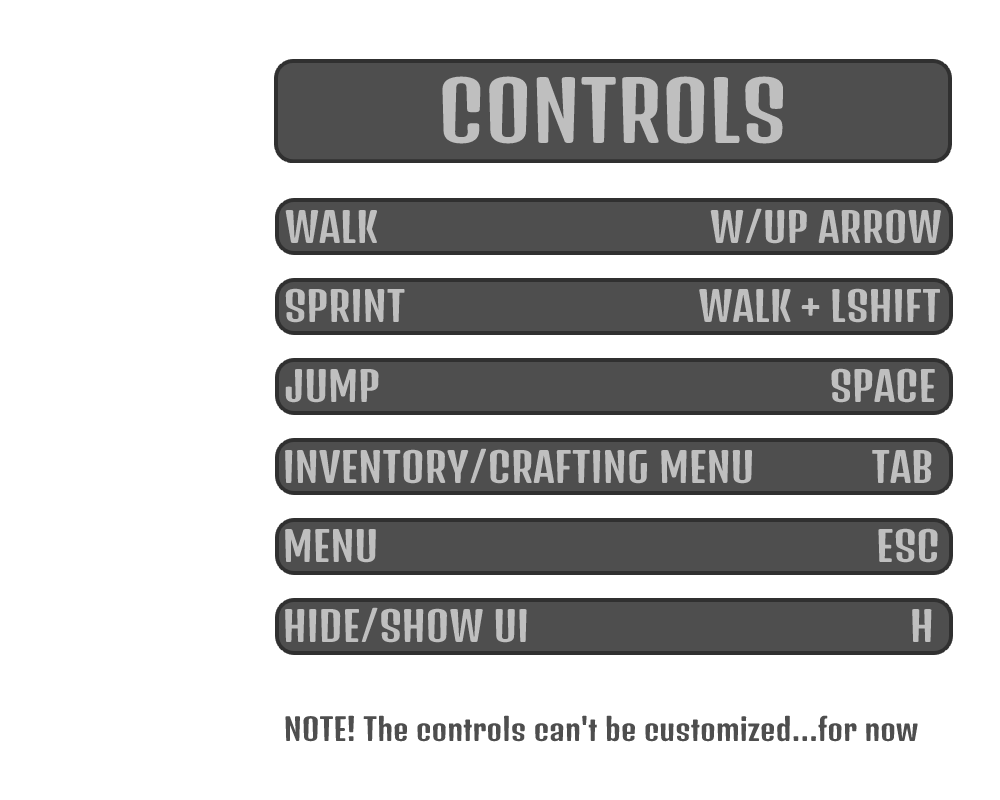
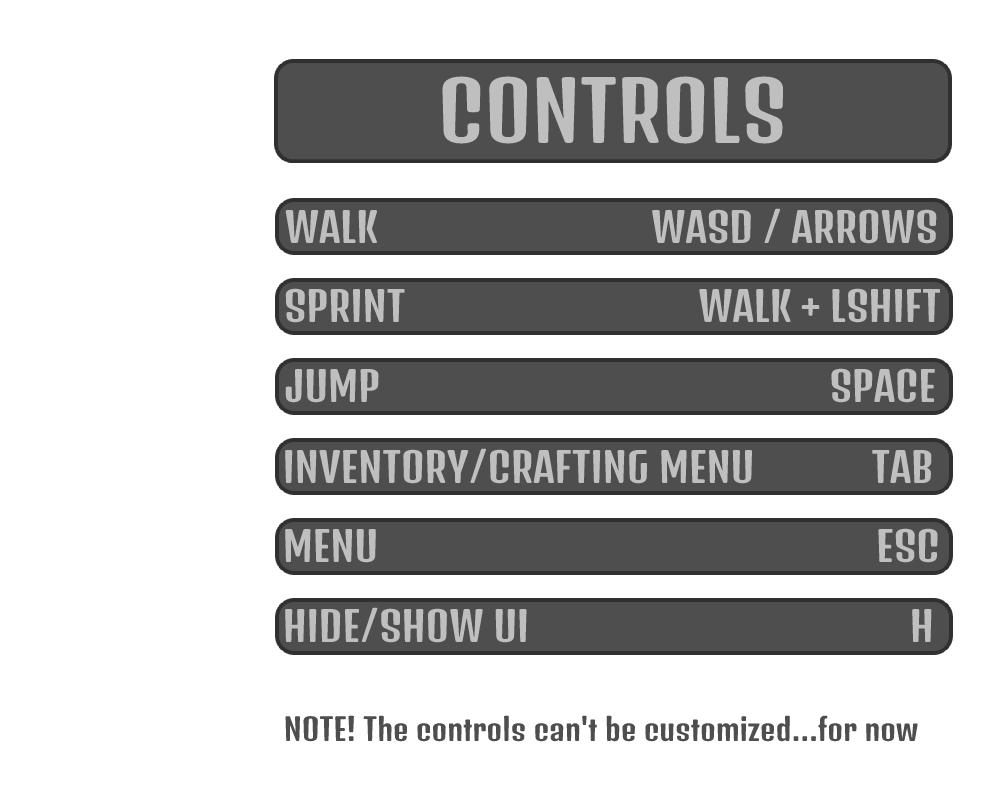
Revision of a layered 1000 x 800 image; what changed, layer by layer:
painted on "WALK" over [652, 208, 941, 244]
